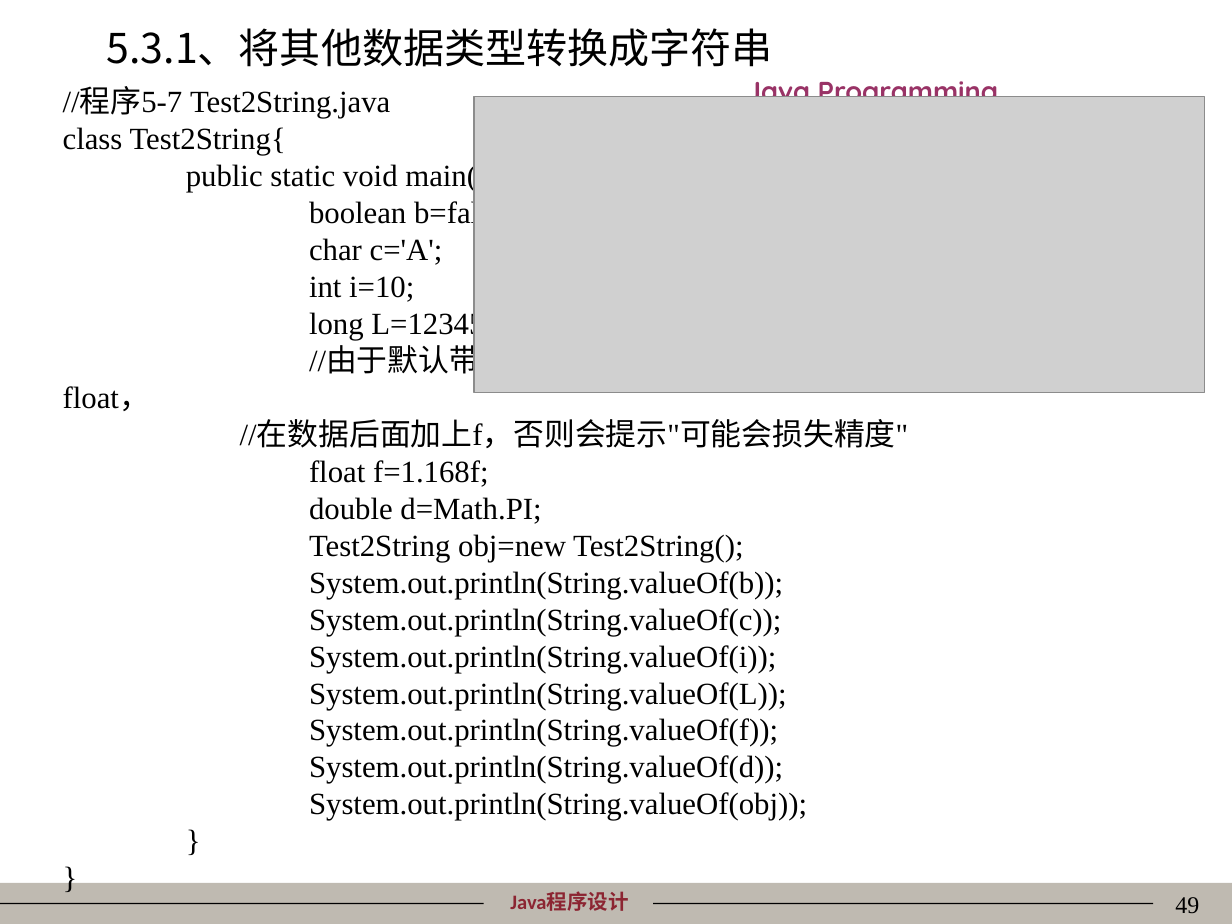
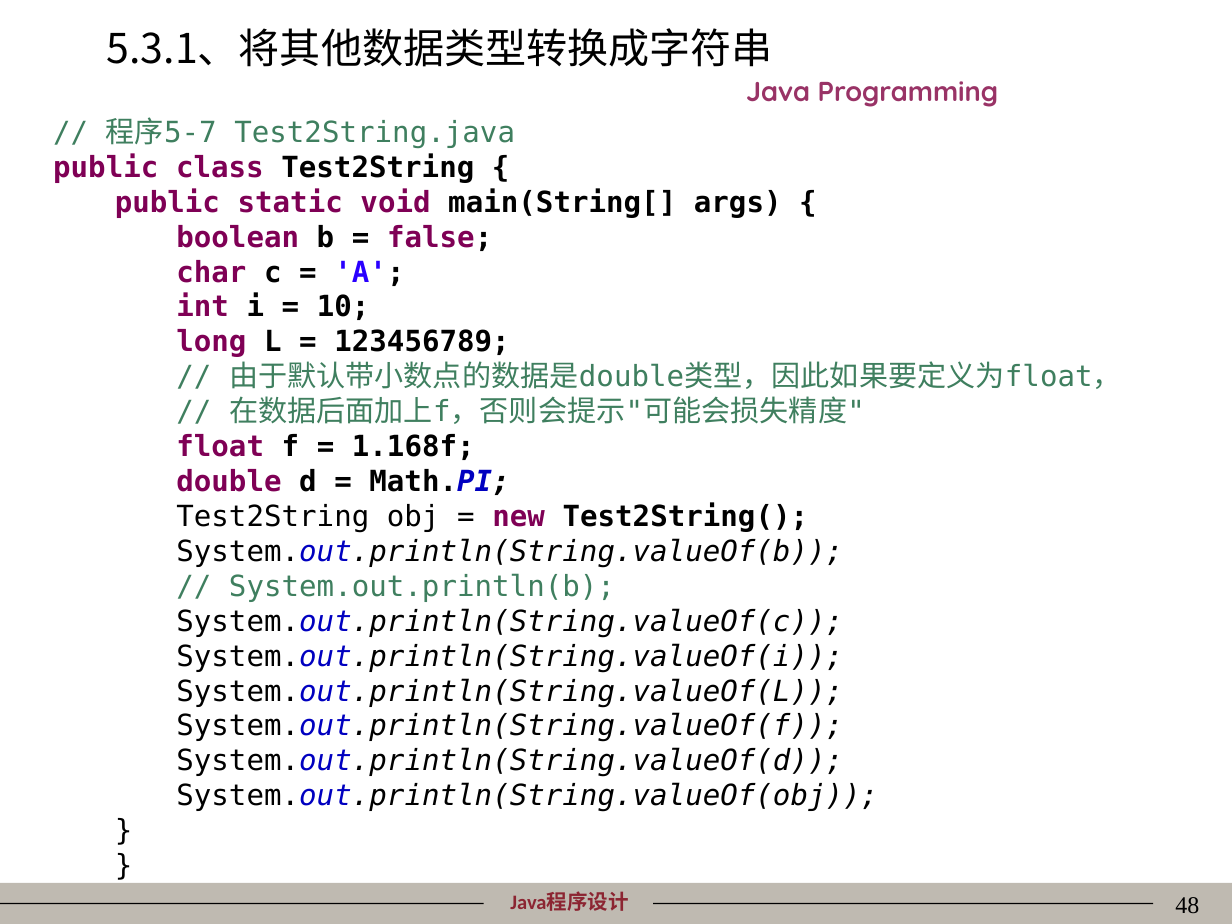
Before and after one commit to mordeky/Java, a slide deck: slide 48 of PPT/05数组、字符串和枚举.ppt (slide 49 before the commit). Drawn at 1232x924 pixels with LibreOffice and Linux fonts; fonts in the diff are those of the drawing; grey boxes stand for pictures; background and template pictures are left out. Boxes give left, top, right and bottom in pixels: in the first picture for what was removed or moved away, otherwise in the second. Text is boxed around its words. In the diff, an @@ line names an element or a change of style, - is before the commit and + after.

```diff
--- a/PPT/05数组、字符串和枚举.ppt
+++ b/PPT/05数组、字符串和枚举.ppt
@@ text "// 程序5-7 Test2String.java": place and size @@
-text "// 程序5-7 Test2String.java" at [63, 88, 1118, 820]
+text "// 程序5-7 Test2String.java" at [53, 117, 1122, 812]
@@ text "// 程序5-7 Test2String.java" at [53, 117, 1122, 812]: vertical alignment middle to top @@
@@ text at [53, 117, 1122, 532]: text changed; size 18 to 17 pt; font Times New Roman to DejaVu Sans Mono; bold on @@
-//程序5-7 Test2String.java
-class Test2String{
-public static void main(String[] args){
-boolean b=false;
-char c='A';
-int i=10;
-long L=123456789;
-//由于默认带小数点的数据是double类型，因此如果要定义为float，
-//在数据后面加上f，否则会提示"可能会损失精度"
-float f=1.168f;
-double d=Math.PI;
-Test2String obj=new Test2String();
+// 程序5-7 Test2String.java
+public class Test2String {
+  public static void main(String[] args) {
+    boolean b = false;
+    char c = 'A';
+    int i = 10;
+    long L = 123456789;
+    // 由于默认带小数点的数据是double类型，因此如果要定义为float，
+    // 在数据后面加上f，否则会提示"可能会损失精度"
+    float f = 1.168f;
+    double d = Math.PI;
+    Test2String obj = new Test2String();
@@ picture removed at [474, 96, 1205, 393] @@
@@ text at [176, 538, 878, 812]: size 18 to 17 pt, font Times New Roman to DejaVu Sans Mono in "System.out.println(String.valueOf(b));", "System.out.println(String.valueOf(c));", "System.out.println(String.valueOf(i));", "System.out.println(String.valueOf(L));" and 5 more places; text colour #000000 to #0000C0, italic on in "System.out.println(String.valueOf(b));", "System.out.println(String.valueOf(c));", "System.out.println(String.valueOf(i));", "System.out.println(String.valueOf(L));" and 3 more places; list level 1 to 3 in "System.out.println(String.valueOf(b));"; list level 1 to 3 in "System.out.println(String.valueOf(c));"; list level 1 to 3 in "System.out.println(String.valueOf(i));"; list level 1 to 3 in "System.out.println(String.valueOf(L));"; list level 1 to 3 in "System.out.println(String.valueOf(f));"; list level 1 to 3 in "System.out.println(String.valueOf(d));"; list level 1 to 3 in "System.out.println(String.valueOf(obj));"; list level 1 to 2 in "}" @@
@@ text at [229, 573, 615, 602]: paragraph added @@
+    // System.out.println(b);
@@ page number at [1175, 897, 1199, 914]: text changed @@
-49
+48
```
Also in this commit, not shown: 40 other slides changed, 1 slide removed, 10 other files.
